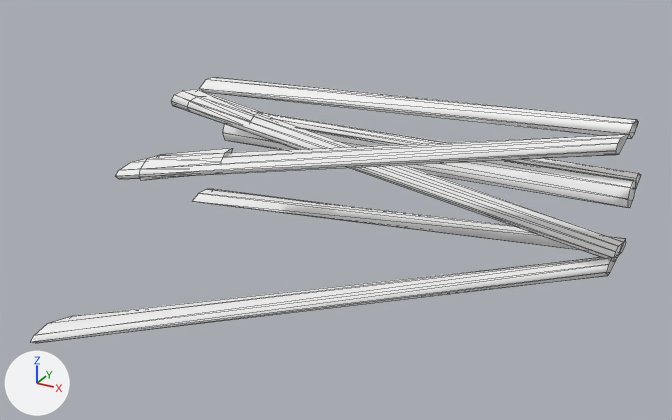
The glTF model public/models/automotive/ferrari-f2007/FerrariF2007_SuspRL.glb as it was, and as the next commit left it.
The view is the same before and after, from a 50 mm lens placed at (0.708, 0.867, 0.693), pointed at (0.266, 1.669, 0.292). Arrows for +X, +Y and +Z are at lower left; the lights stay in place. The older version comes first. Mesh edges are drawn as thin lines. Where no turn or scale is listed for an object, it has been applied to the vertices.

Names of what the first picture shows: 'fer_suspa_rl'.
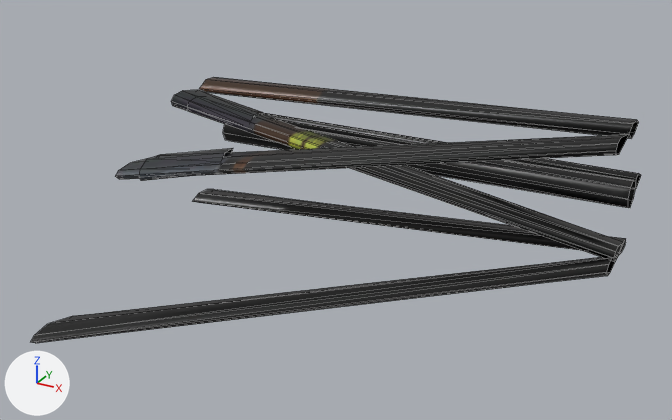
Edits to the bpy script that builds the scene:
```text
Add img_ferrari2007_top_t_diff:
    img_ferrari2007_top_t_diff = load_image('Ferrari2007_Top_T_Diff', '_unpacked/Ferrari2007_Top_T_Diff', 1024, 1024, 'sRGB')
Change mat_ferrari2007_top:
    remove mat_ferrari2007_top.base_color = (1.0, 1.0, 1.0)  # white #ffffff
    add mat_ferrari2007_top.texture = img_ferrari2007_top_t_diff
    mat_ferrari2007_top.metallic: 1.0 -> 0.05
    mat_ferrari2007_top.roughness: 1.0 -> 0.35
```

Where the change shows, as pixel boxes (x1, y1, x2, y2) in the pictures (672 x 420 px):
'fer_suspa_rl', surface changed (white to grey)
    both: (31, 77, 641, 343)
